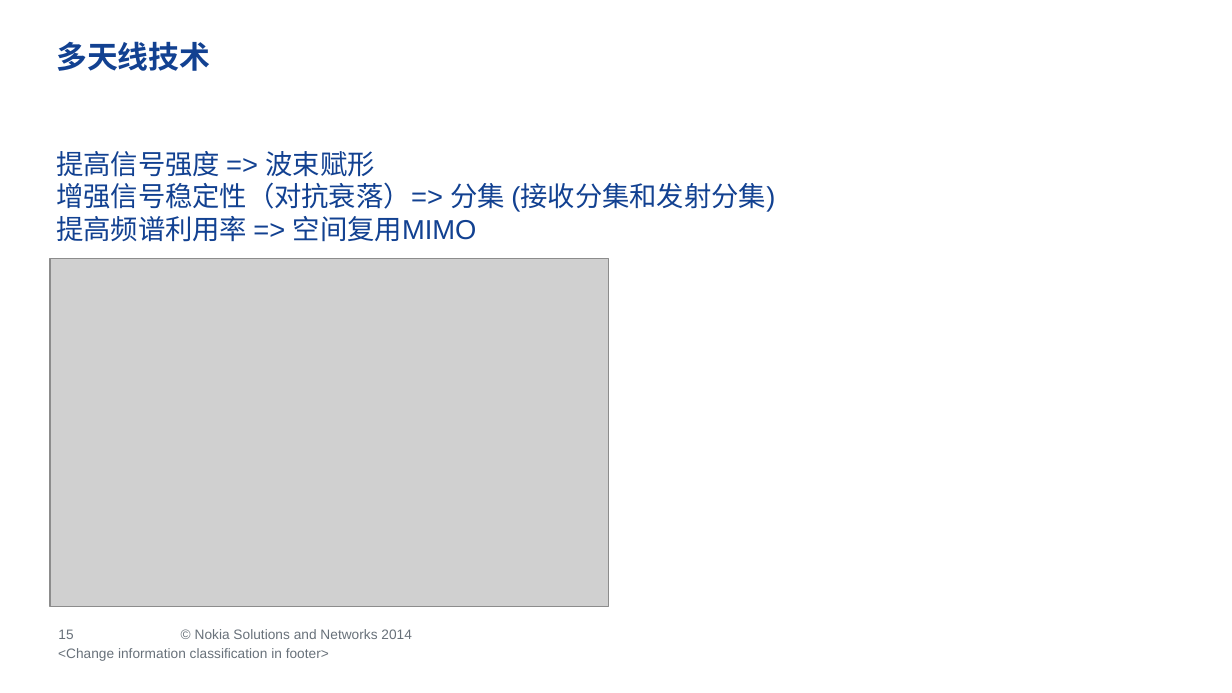
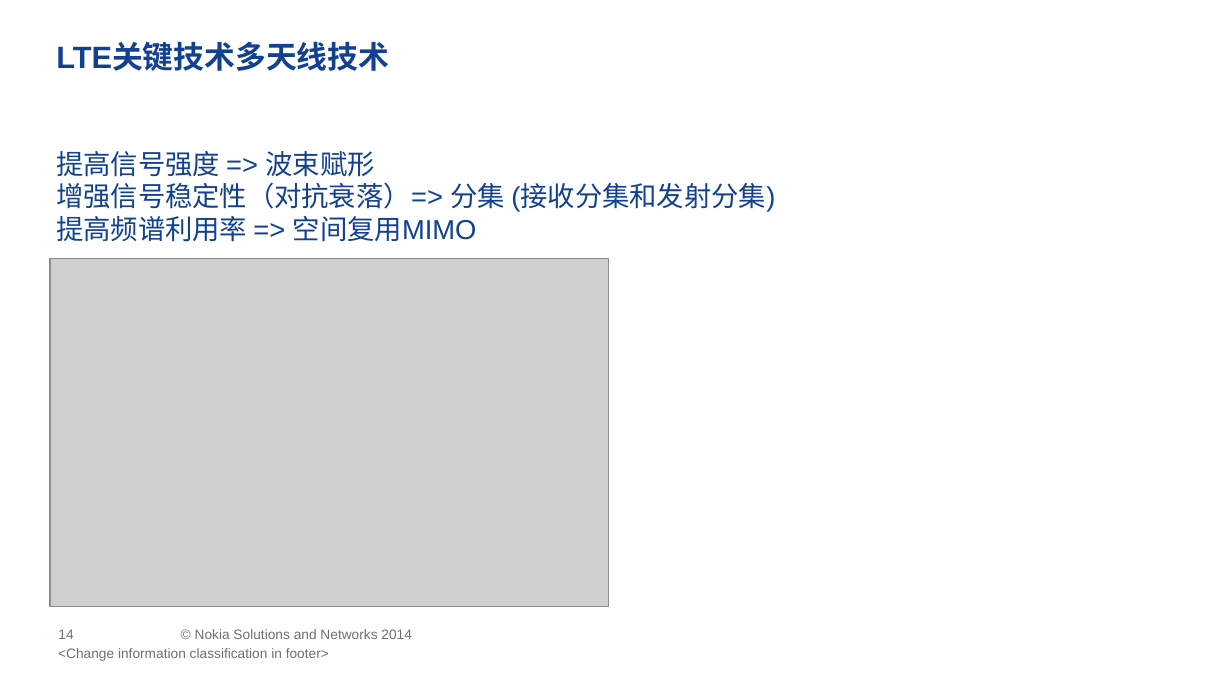
Before and after one commit to ZhouRock/LTE-study, a slide deck: slide 14 of LTE_introduction_by_zhoulei.pptx (slide 15 before the commit). Drawn at 1232x693 pixels with LibreOffice and Linux fonts; fonts in the diff are those of the drawing; grey boxes stand for pictures; background and template pictures are left out. Boxes give left, top, right and bottom in pixels: in the first picture for what was removed or moved away, otherwise in the second. Text is boxed around its words. In the diff, an @@ line names an element or a change of style, - is before the commit and + after.

```diff
--- a/LTE_introduction_by_zhoulei.pptx
+++ b/LTE_introduction_by_zhoulei.pptx
@@ title at (x1=56, y1=44, x2=389, y2=71): text changed @@
-多天线技术
+LTE关键技术多天线技术
@@ page number at (x1=58, y1=629, x2=73, y2=639): text changed @@
-15
+14
```
Also in this commit, not shown: 3 other slides changed, 1 slide removed.
